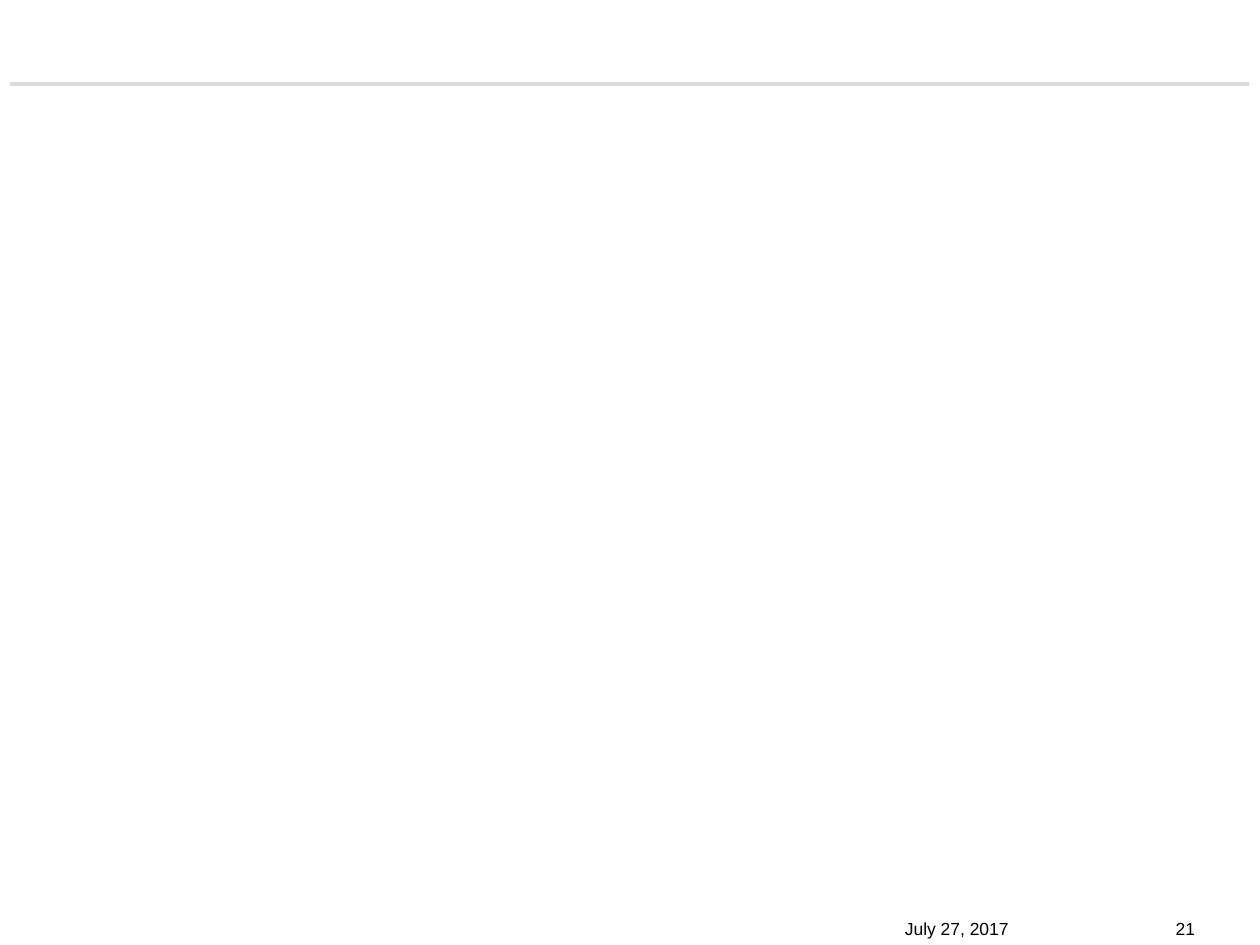
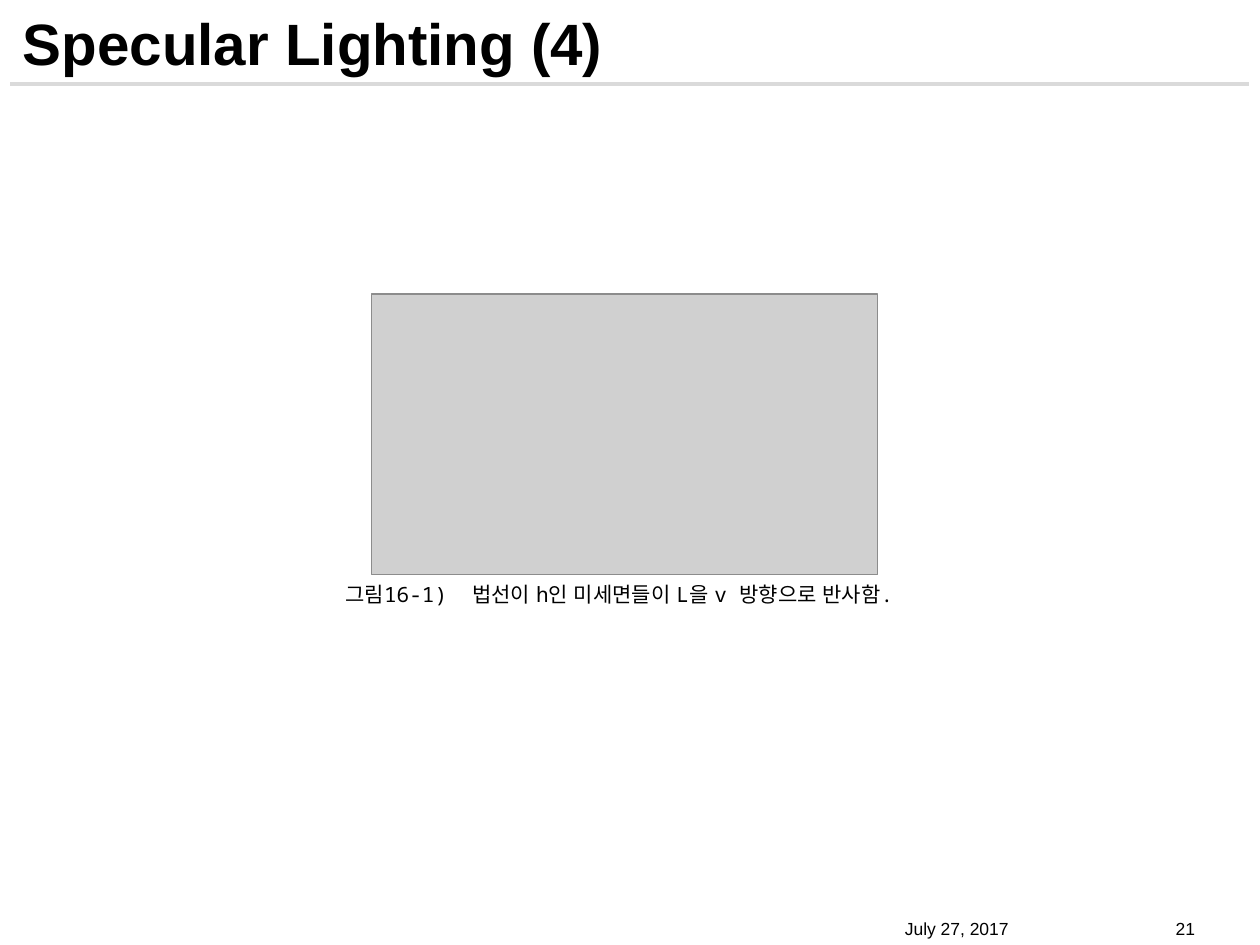
Before and after one commit to GomTangOng/Semina-Directx12, a slide deck: slide 21 of DX12_PROJECT/Presentation/DirectX12_CH8_조명.pptx. Drawn at 1260x945 pixels with LibreOffice and Linux fonts; fonts in the diff are those of the drawing; grey boxes stand for pictures; background and template pictures are left out. Boxes give left, top, right and bottom in pixels: in the first picture for what was removed or moved away, otherwise in the second. Text is boxed around its words. In the diff, an @@ line names an element or a change of style, - is before the commit and + after.

Commit message:
Fix CH8 Lighting

```diff
--- a/DX12_PROJECT/Presentation/DirectX12_CH8_조명.pptx
+++ b/DX12_PROJECT/Presentation/DirectX12_CH8_조명.pptx
@@ title added at [23,22,602,76], 33.3 pt, text #000000, bold @@
+Specular Lighting (4)
@@ picture added at [372,294,878,575] @@
@@ text added at [346,584,894,606], 12 pt, text #000000 @@
+그림16-1) 법선이 h인 미세면들이 L을 v 방향으로 반사함.
```
Also in this commit, not shown: 3 other slides changed, 5 slides added.
